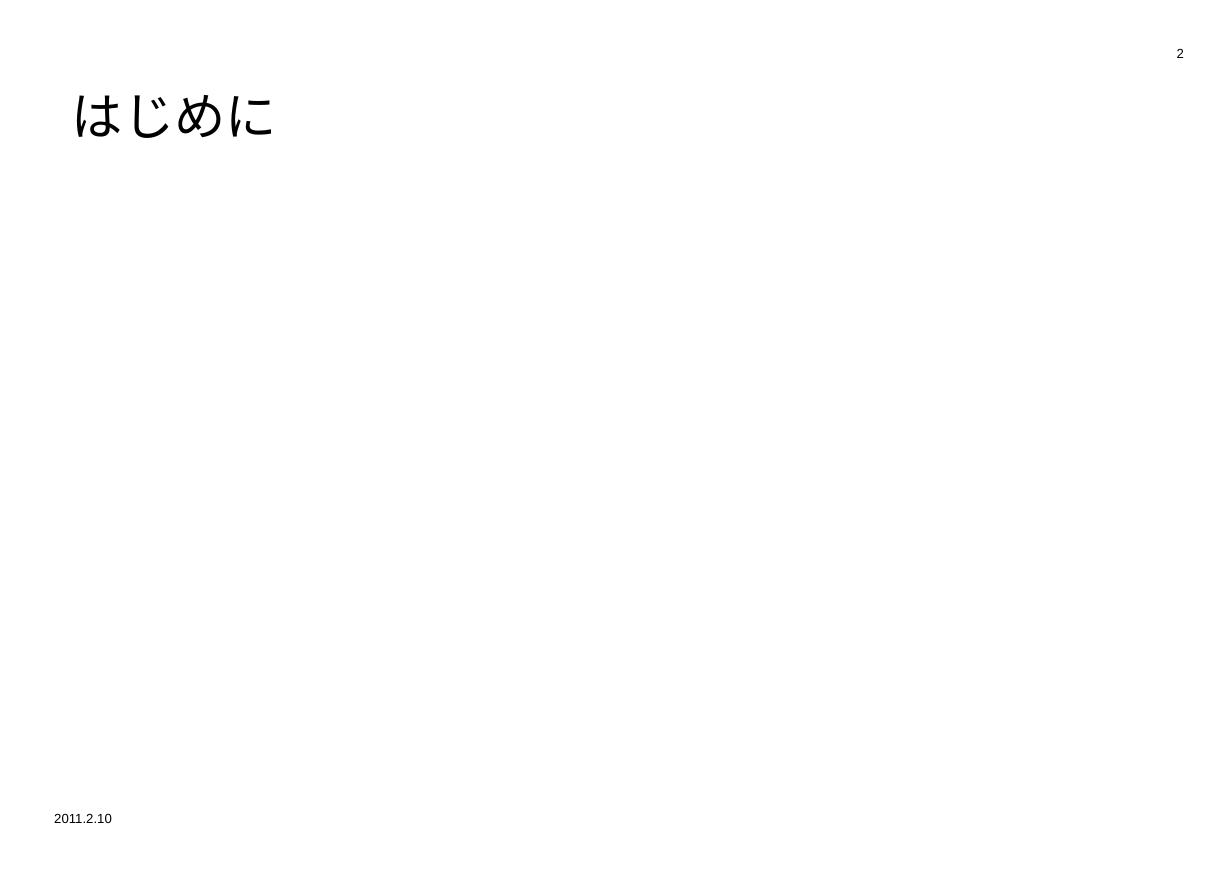
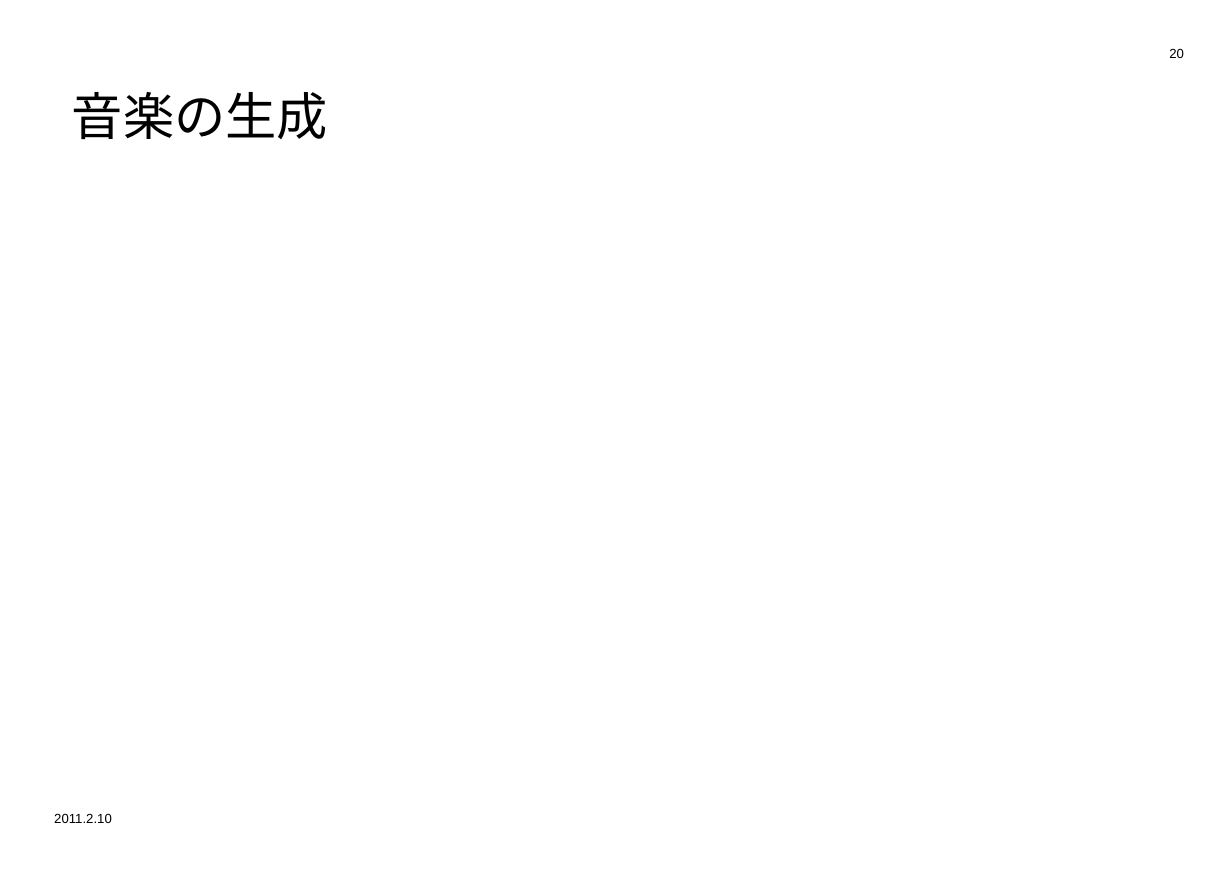
Before and after one commit to kobasemi/PacketArt, a slide deck: slide 20 of doc/PACKETRiS.ppt (slide 2 before the commit). Drawn at 1232x872 pixels with LibreOffice and Linux fonts; fonts in the diff are those of the drawing; background and template pictures are left out. Boxes give left, top, right and bottom in pixels: in the first picture for what was removed or moved away, otherwise in the second. Text is boxed around its words. In the diff, an @@ line names an element or a change of style, - is before the commit and + after.

```diff
--- a/doc/PACKETRiS.ppt
+++ b/doc/PACKETRiS.ppt
@@ page number at (1169,48,1184,58): text changed @@
-2
+20
@@ title at (72,92,328,139): text changed @@
-はじめに
+音楽の生成
```
Also in this commit, not shown: 3 other slides changed, 17 slides added, 4 slides removed.
